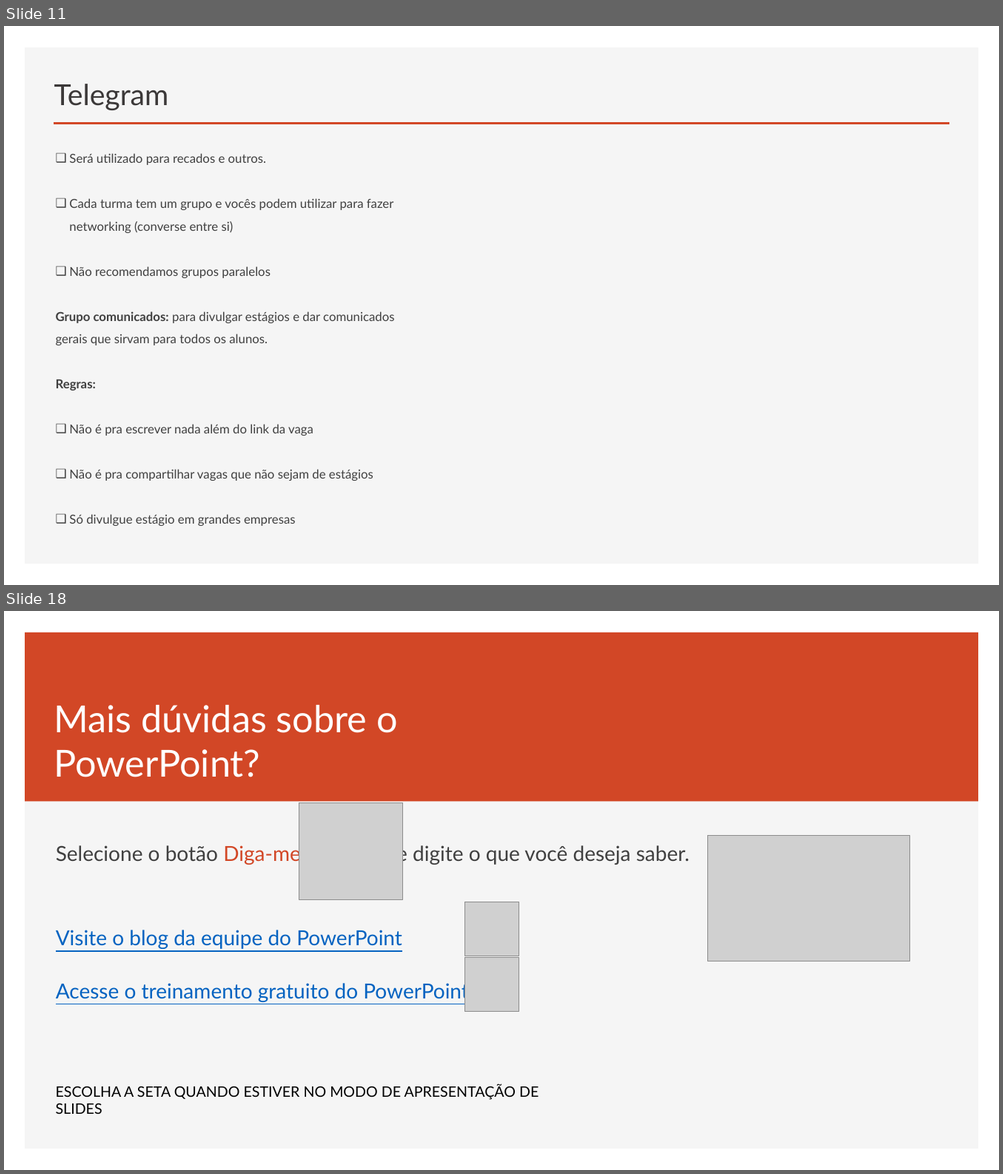
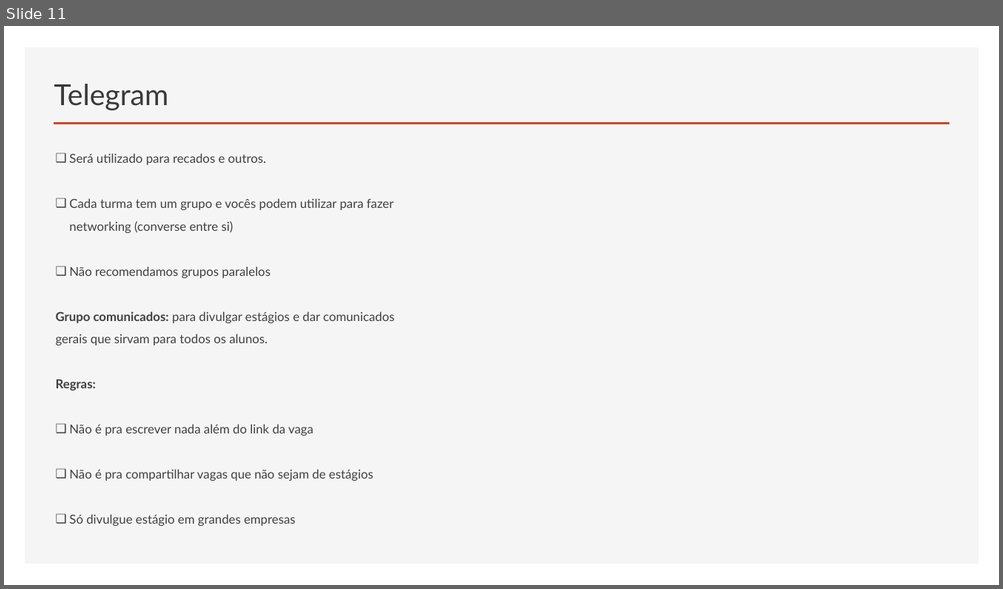
Before and after one commit to RaizaCirne/js-antes-do-react, a slide deck: Curso_Plano_da_Aprovacao/01_introducao.pptx. Shown one above the other, each under a label of ours: slides 11 and 18 before the commit, slide 11 after it; the slides between them are not shown. The pictures are 1003x1174 and 1003x589 pixels, drawn with LibreOffice and Linux fonts; fonts in the diff are those of the drawing; grey boxes stand for pictures. Boxes give left, top, right and bottom in pixels: in the first picture for what was removed or moved away, otherwise in the second. Text is boxed around its words. In the diff, an @@ line names an element or a change of style, - is before the commit and + after.

```diff
--- a/Curso_Plano_da_Aprovacao/01_introducao.pptx
+++ b/Curso_Plano_da_Aprovacao/01_introducao.pptx
@@ slide 18 removed at (4,611,999,1170), background #FFFFFF; not listed: 1 template element that a slide beside it also shows @@
@@ rectangle removed at (25,632,979,802) @@
@@ title removed at (54,705,398,777) @@
-Mais dúvidas sobre o PowerPoint?
@@ picture removed at (299,803,403,900) @@
@@ text removed at (56,843,689,1003) @@
-Selecione o botão Diga-me e digite o que você deseja saber.
-Visite o blog da equipe do PowerPoint
-Acesse o treinamento gratuito do PowerPoint
@@ picture removed at (708,835,910,962) @@
@@ picture removed at (464,902,518,956) @@
@@ picture removed at (464,958,518,1011) @@
@@ text removed at (56,1085,538,1114) @@
-ESCOLHA A SETA QUANDO ESTIVER NO MODO DE APRESENTAÇÃO DE SLIDES
```
Also in this commit, not shown: 2 slides added, 6 other slides removed.
